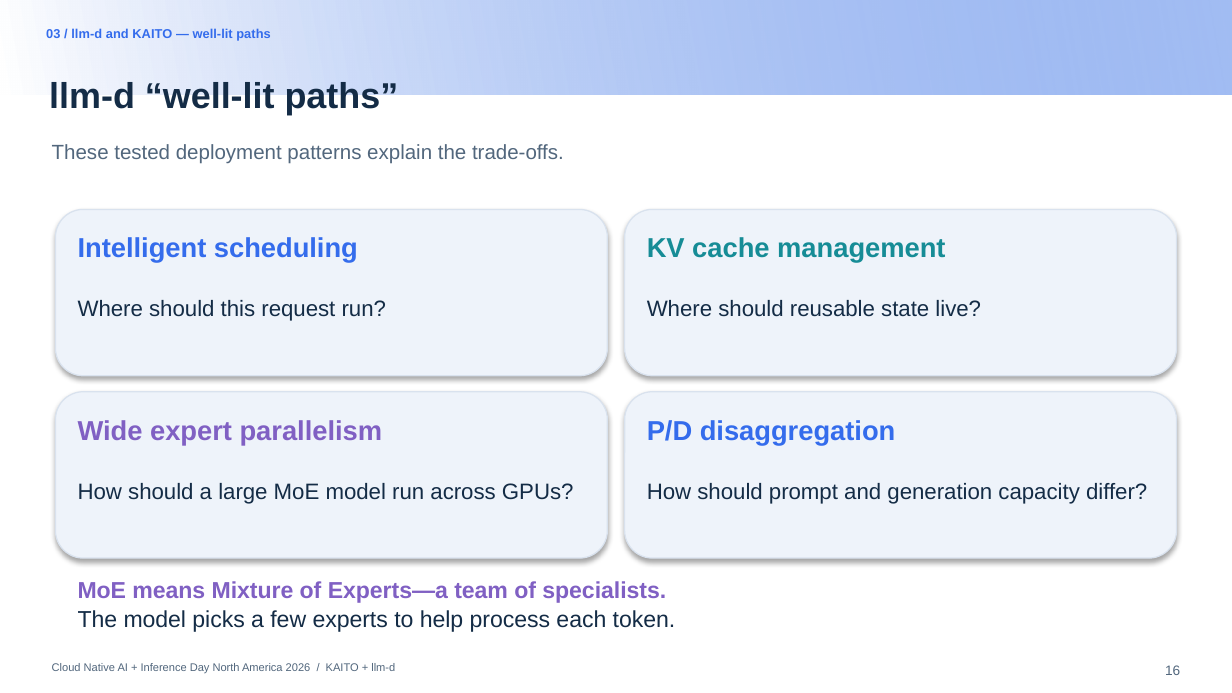
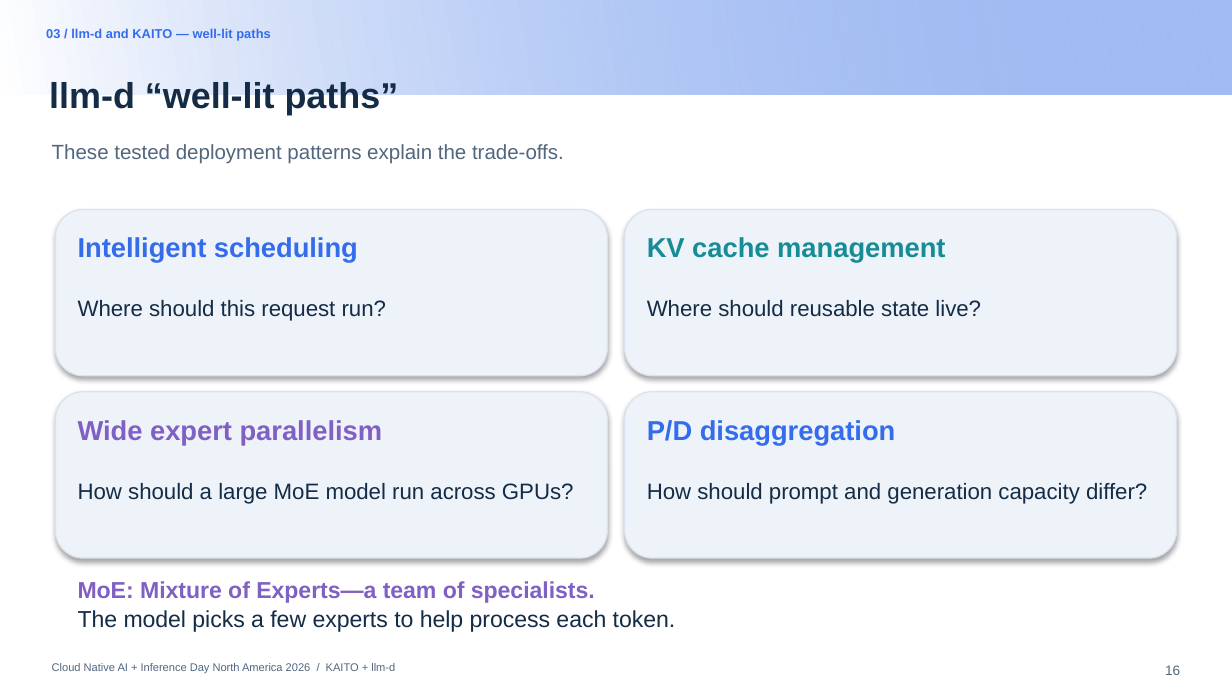
Before and after one commit to andyzhangx/demo, a slide deck: slide 16 of llm/pd-disaggregation/kubecon-na-2026-pd-disaggregation-kaito-llmd.pptx. Drawn at 1232x693 pixels with LibreOffice and Linux fonts; fonts in the diff are those of the drawing; background and template pictures are left out. Boxes give left, top, right and bottom in pixels: in the first picture for what was removed or moved away, otherwise in the second. Text is boxed around its words. In the diff, an @@ line names an element or a change of style, - is before the commit and + after.

```diff
--- a/llm/pd-disaggregation/kubecon-na-2026-pd-disaggregation-kaito-llmd.pptx
+++ b/llm/pd-disaggregation/kubecon-na-2026-pd-disaggregation-kaito-llmd.pptx
@@ text at <box>78,581,595,603</box>: text changed @@
-MoE means Mixture of Experts—a team of specialists.
+MoE: Mixture of Experts—a team of specialists.
```
